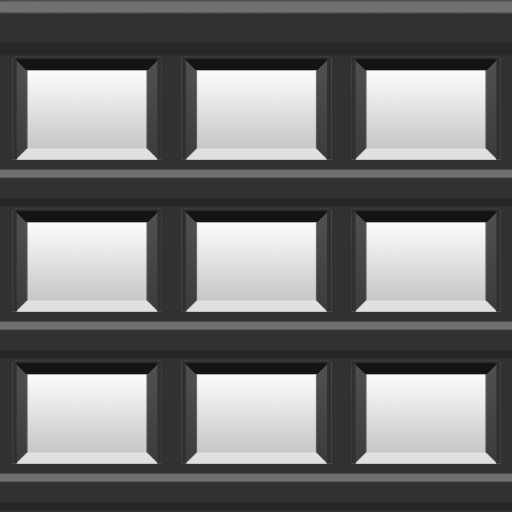
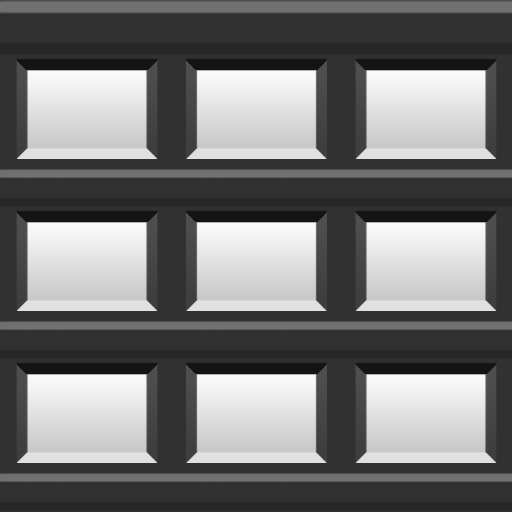
Before/after of a 512 × 512 layered artwork. What changed in the layer stack:
added layer "Layer 3" above "Layer 2 copy 3" over [0, 55, 512, 464]
